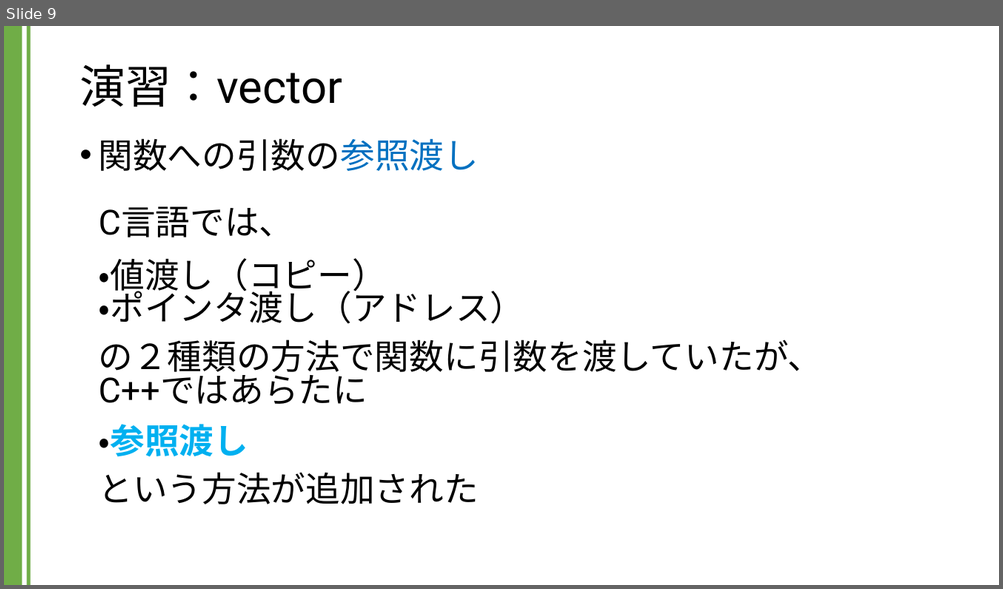
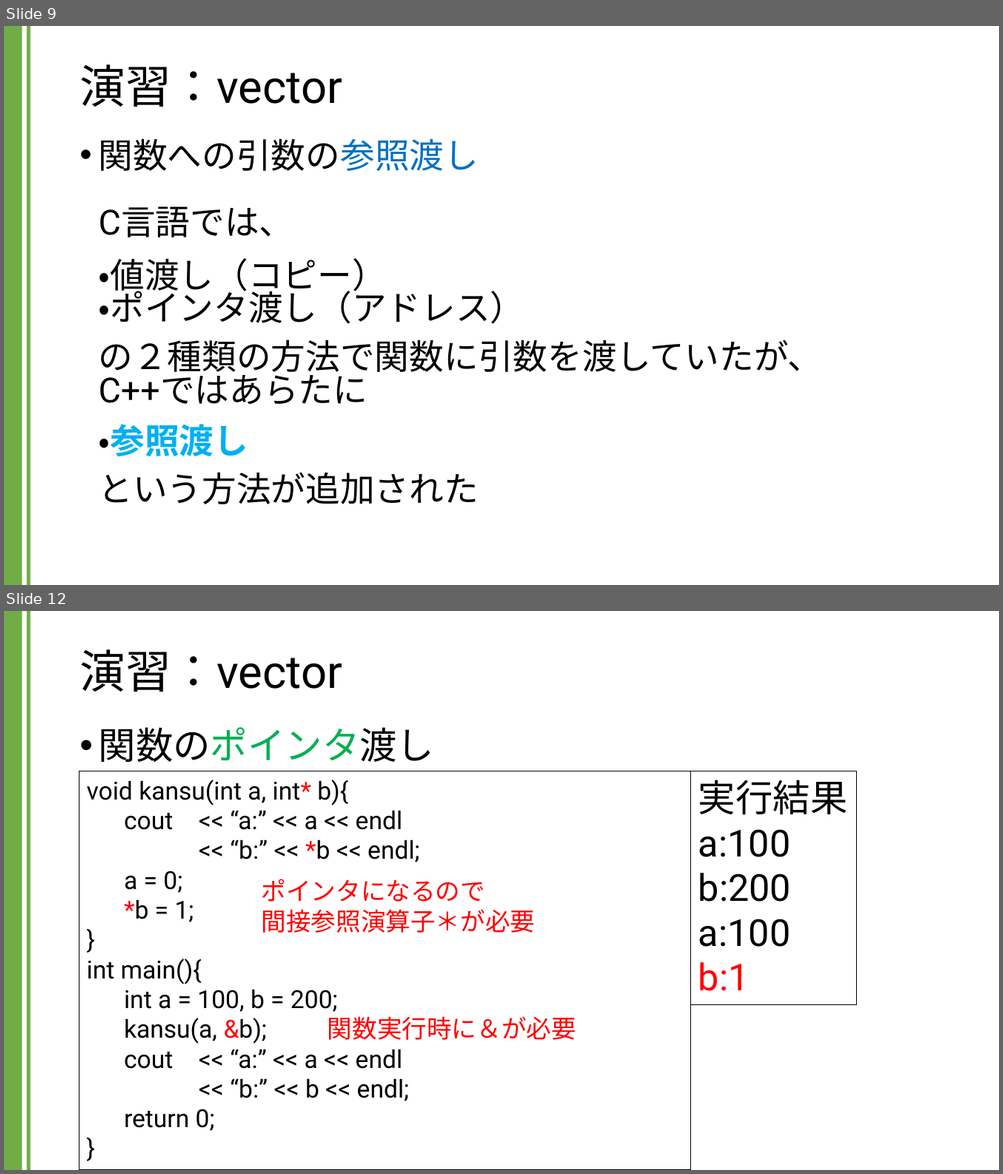
Before and after one commit to kic-murata/cpp2024, a slide deck: 授業資料/演習課題：vector.pptx. Shown one above the other, each under a label of ours: slide 9 before the commit, slides 9 and 12 after it; the slides between them are not shown. The pictures are 1003x589 and 1003x1174 pixels, drawn with LibreOffice and Linux fonts; fonts in the diff are those of the drawing. Boxes give left, top, right and bottom in pixels: in the first picture for what was removed or moved away, otherwise in the second. Text is boxed around its words. In the diff, an @@ line names an element or a change of style, - is before the commit and + after.

```diff
--- a/授業資料/演習課題：vector.pptx
+++ b/授業資料/演習課題：vector.pptx
@@ slide 12 added at <box>4,611,999,1170</box>, background #FFFFFF; not listed: 2 template elements that a slide beside it also shows @@
@@ title added at <box>79,649,342,692</box>, 44 pt, text #000000 @@
+演習：vector
@@ text added at <box>99,727,435,762</box>, 36 pt, text #000000 @@
+• 関数のポインタ渡し
@@ rectangle added at <box>79,772,691,1170</box>, outline #000000 0.75 pt, 24 pt, text #000000 @@
+void kansu(int a, int* b){
+cout << “a:” << a << endl
+<< “b:” << *b << endl;
+a = 0;
+*b = 1;
+}
+int main(){
+int a = 100, b = 200;
+kansu(a, &b);
+cout << “a:” << a << endl
+<< “b:” << b << endl;
+return 0;
+}
@@ rectangle added at <box>691,772,856,1005</box>, outline #000000 0.75 pt, 36 pt, text #000000 @@
+実行結果
+a:100
+b:200
+a:100
+b:1
@@ text added at <box>262,879,535,933</box>, 24 pt, text #FF0000 @@
+ポインタになるので
+間接参照演算子＊が必要
@@ text added at <box>327,1017,576,1040</box>, 24 pt, text #FF0000 @@
+関数実行時に＆が必要
```
Also in this commit, not shown: 9 slides changed, 1 other slide added.
